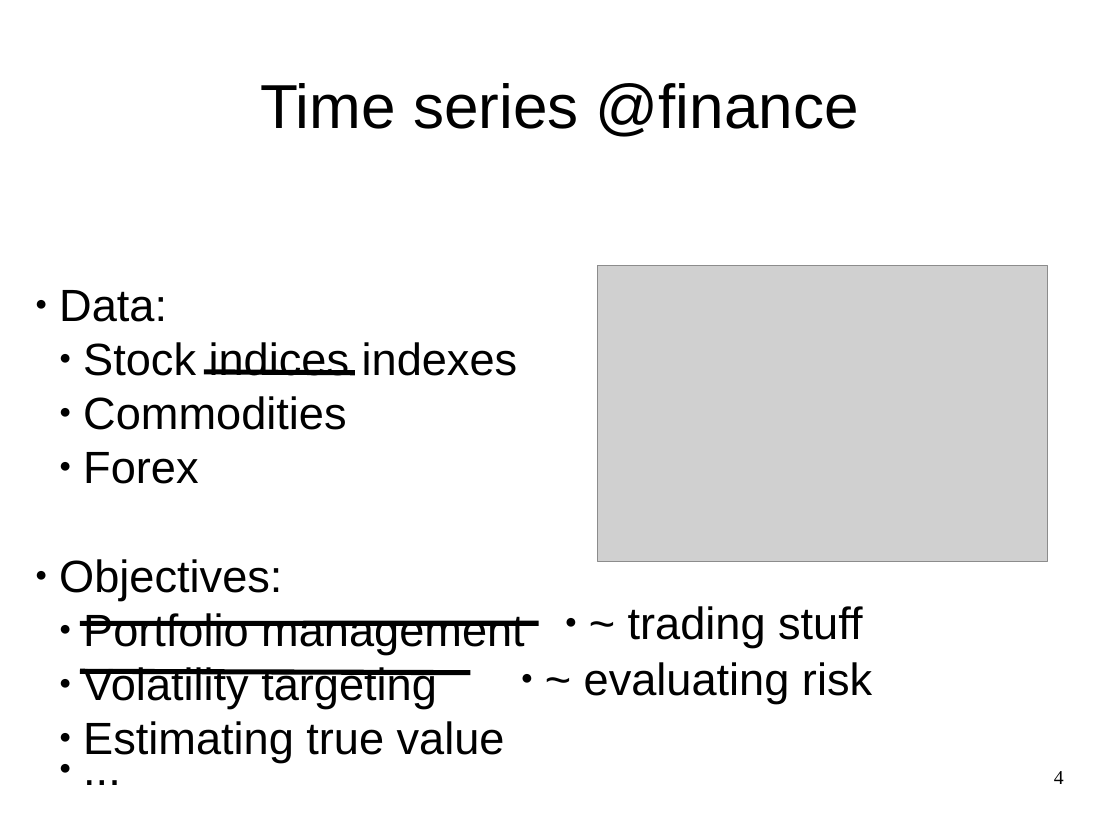
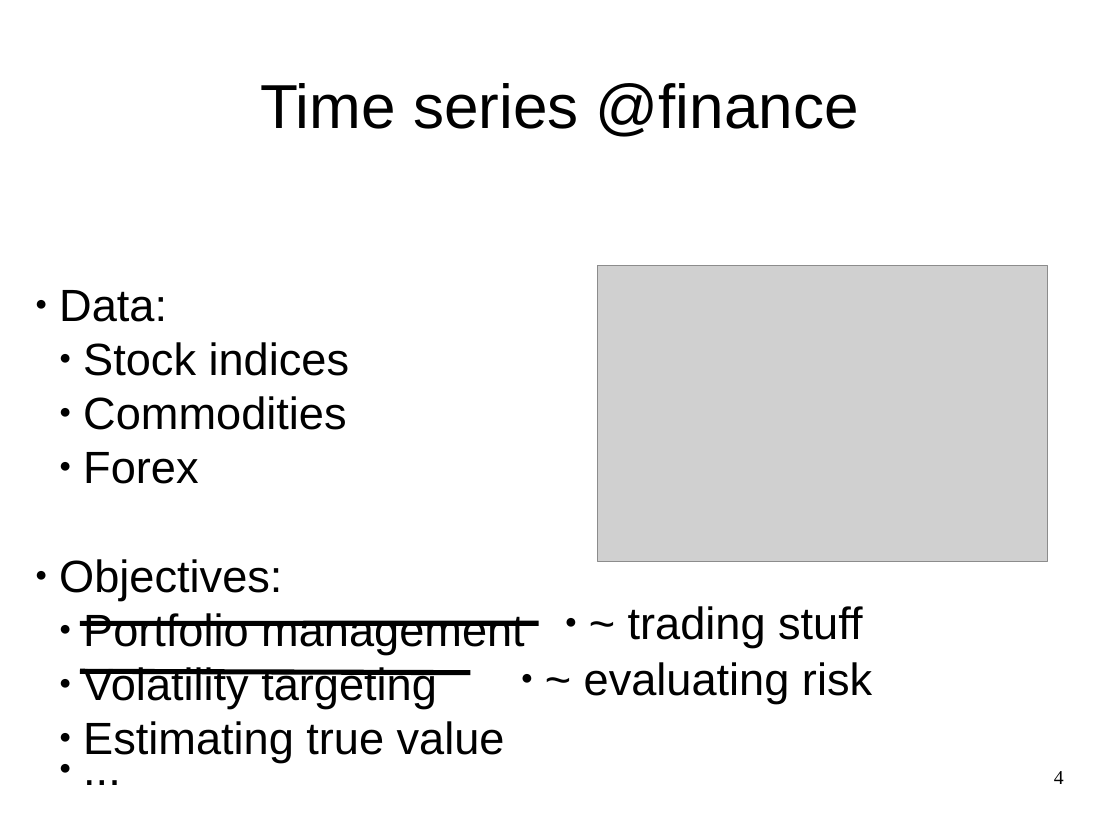
Before and after one commit to yandexdataschool/Practical_DL, a slide deck: slide 4 of week4/lecture4.odp. Drawn at 1120x840 pixels with LibreOffice and Linux fonts; fonts in the diff are those of the drawing; grey boxes stand for pictures. Boxes give left, top, right and bottom in pixels: in the first picture for what was removed or moved away, otherwise in the second. Text is boxed around its words. In the diff, an @@ line names an element or a change of style, - is before the commit and + after.

```diff
--- a/week4/lecture4.odp
+++ b/week4/lecture4.odp
@@ text at (83,342,350,376): text changed @@
-  ● Stock indices indexes
+  ● Stock indices
@@ line removed from (204, 372) to (355, 373) @@
```
Also in this commit, not shown: 32 other slides changed, 8 other files.
